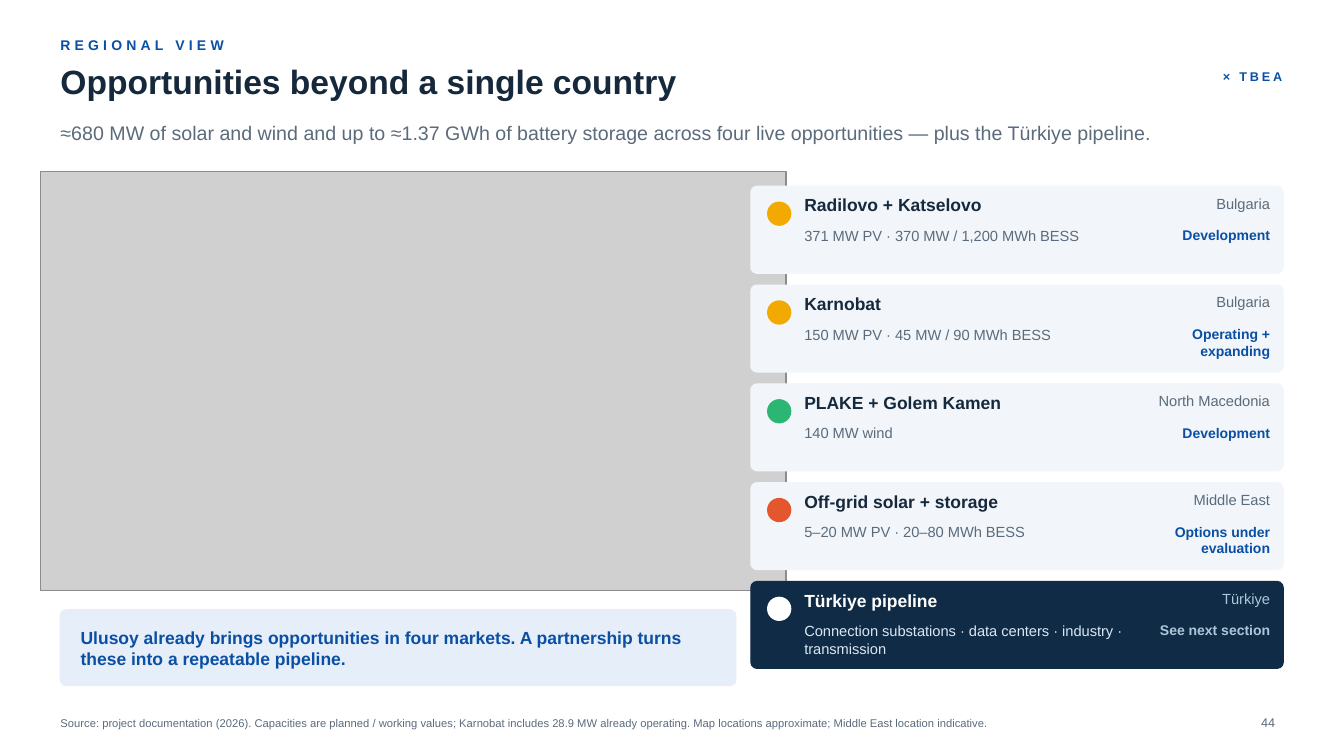
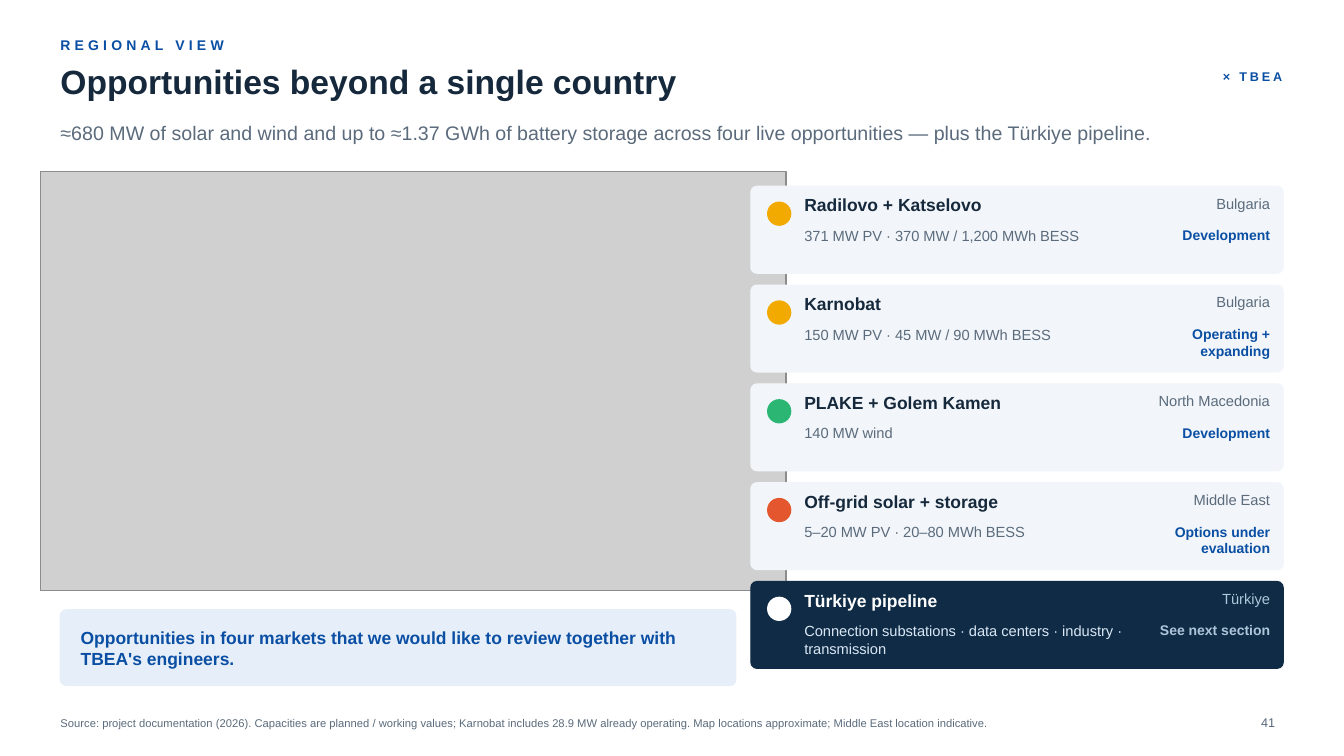
Before and after one commit to taimoorRazi/MultiTransformer, a slide deck: slide 41 of TBEA_HQ_Partnership_v2/Ulusoy - TBEA Partnership.pptx (slide 44 before the commit). Drawn at 1344x756 pixels with LibreOffice and Linux fonts; fonts in the diff are those of the drawing; grey boxes stand for pictures; background and template pictures are left out. Boxes give left, top, right and bottom in pixels: in the first picture for what was removed or moved away, otherwise in the second. Text is boxed around its words. In the diff, an @@ line names an element or a change of style, - is before the commit and + after.

```diff
--- a/TBEA_HQ_Partnership_v2/Ulusoy - TBEA Partnership.pptx
+++ b/TBEA_HQ_Partnership_v2/Ulusoy - TBEA Partnership.pptx
@@ text at (81,631,676,669): text changed @@
-Ulusoy already brings opportunities in four markets. A partnership turns these into a repeatable pipeline.
+Opportunities in four markets that we would like to review together with TBEA's engineers.
@@ page number at (1261,718,1275,727): text changed @@
-44
+41
```
Also in this commit, not shown: 25 other slides changed, 1 slide added, 5 slides removed, 17 other files.
